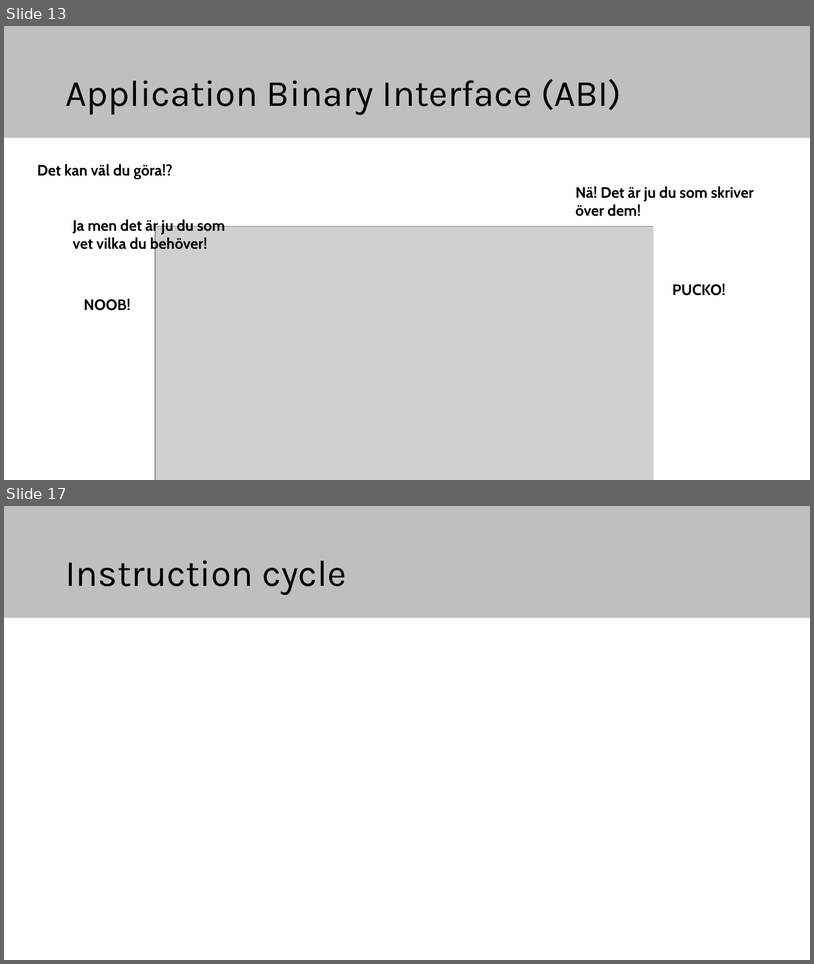
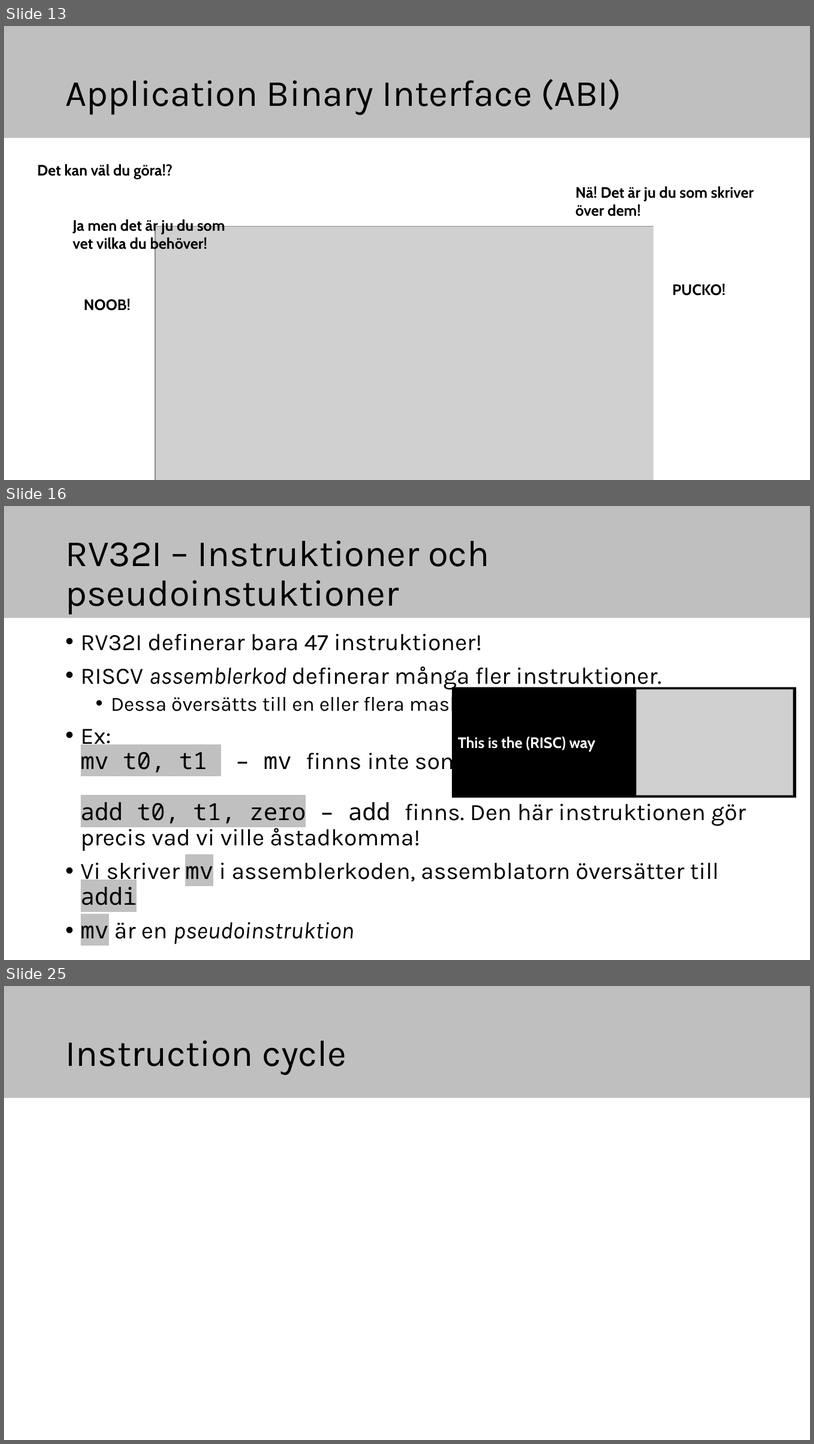
Before and after one commit to elias-at-chalmers/mop-lecture_notes-mirror, a slide deck: slides/lecture02-assembly1.pptx. Shown one above the other, each under a label of ours: slides 13 and 17 before the commit, slides 13, 16 and 25 after it; the slides between them are not shown. The pictures are 814x964 and 814x1444 pixels, drawn with LibreOffice and Linux fonts; fonts in the diff are those of the drawing; grey boxes stand for pictures. Boxes give left, top, right and bottom in pixels: in the first picture for what was removed or moved away, otherwise in the second. Text is boxed around its words. In the diff, an @@ line names an element or a change of style, - is before the commit and + after.

```diff
--- a/slides/lecture02-assembly1.pptx
+++ b/slides/lecture02-assembly1.pptx
@@ slide 16 added at box(4, 506, 810, 960), background #FFFFFF; not listed: 1 template element that a slide beside it also shows @@
@@ title added at box(65, 540, 490, 615), 44 pt, text #000000 @@
+RV32I – Instruktioner och pseudoinstuktioner
@@ text added at box(81, 634, 746, 910), 28 pt, text #000000 @@
+• RV32I definerar bara 47 instruktioner!
+• RISCV assemblerkod definerar många fler instruktioner.
+  • Dessa översätts till en eller flera maskininstruktioner
+• Ex:
+  mv t0, t1 – mv finns inte som maskininstruktion
+  add t0, t1, zero – add finns. Den här instruktionen gör precis vad vi ville åstadkomma!
+• Vi skriver mv i assemblerkoden, assemblatorn översätter till addi
+• mv är en pseudoinstruktion
@@ rectangle added at box(452, 687, 797, 798), fill #000000 @@
@@ picture added at box(638, 690, 794, 795) @@
@@ text added at box(458, 736, 596, 751), 18 pt, text #FFFFFF, bold @@
+This is the (RISC) way
@@ what was slide 17 is now slide 25 @@
```
Also in this commit, not shown: 8 slides changed, 13 other slides added, 4 slides removed, 1 other file.
